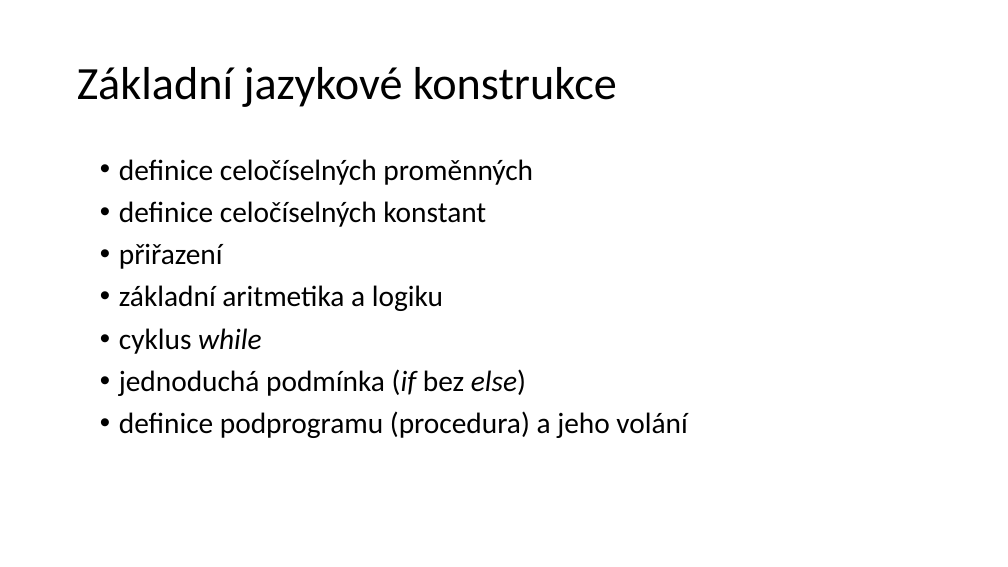
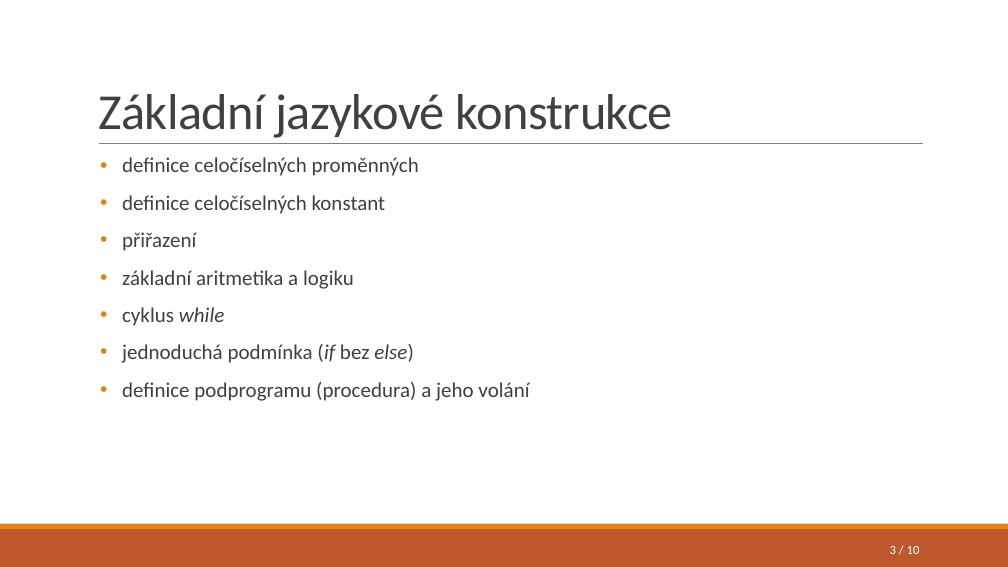
Before and after one commit to JitkaP/FJP-project, a slide deck: slide 3 of presentation/1 (4.11.).pptx (slide 2 before the commit). Drawn at 1008x567 pixels with LibreOffice and Linux fonts; fonts in the diff are those of the drawing. Boxes give left, top, right and bottom in pixels: in the first picture for what was removed or moved away, otherwise in the second. Text is boxed around its words. In the diff, an @@ line names an element or a change of style, - is before the commit and + after.

```diff
--- a/presentation/1 (4.11.).pptx
+++ b/presentation/1 (4.11.).pptx
@@ title "Základní jazykové konstrukce": place and size @@
-title "Základní jazykové konstrukce" at bbox=[77, 67, 617, 107]
+title "Základní jazykové konstrukce" at bbox=[98, 94, 673, 138]
@@ title "Základní jazykové konstrukce" at bbox=[98, 94, 673, 138]: size 44 to 48 pt, text colour #000000 to #404040, letter spacing 0 to -0.5 pt; line spacing 0.9 to 0.85; vertical alignment middle to bottom @@
@@ line added from (99, 144) to (923, 144), #808080 0.5 pt @@
@@ text "definice celočíselných proměnných" at bbox=[122, 157, 529, 401]: size 28 to 20 pt, text colour #000000 to #404040; indent changed; more space between paragraphs @@
@@ rectangle added at bbox=[0, 529, 1008, 567], fill #BD582C @@
@@ rectangle added at bbox=[0, 524, 1008, 529], fill #E48312 @@
@@ page number added at bbox=[890, 546, 920, 554], 12 pt, text #FFFFFF @@
+3 / 10
```
Also in this commit, not shown: 2 other slides changed, 8 slides added, 1 other file.
